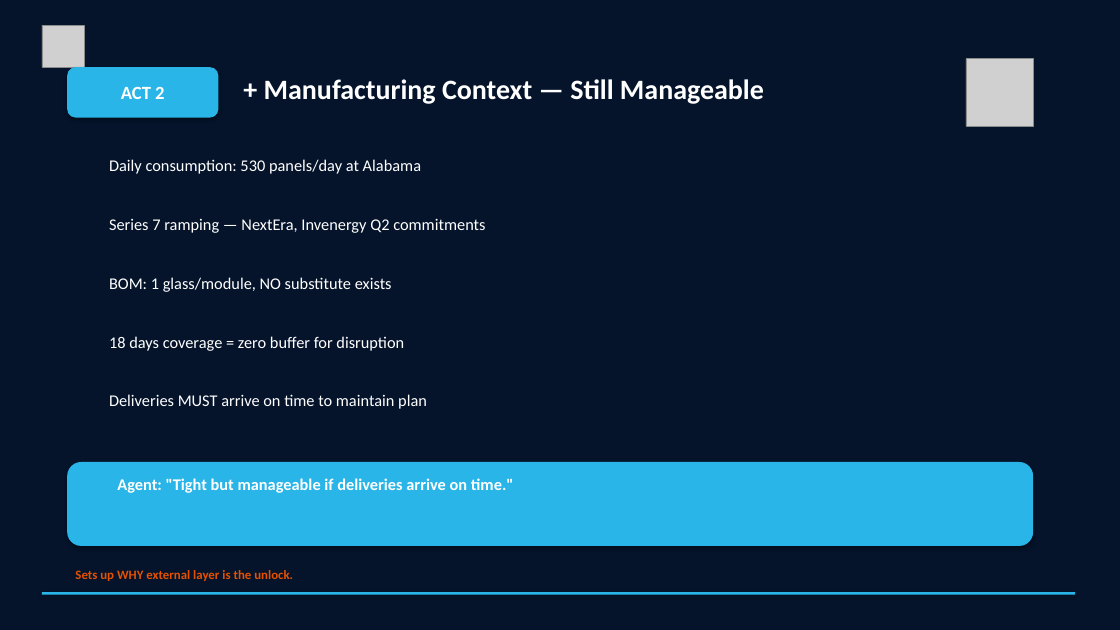
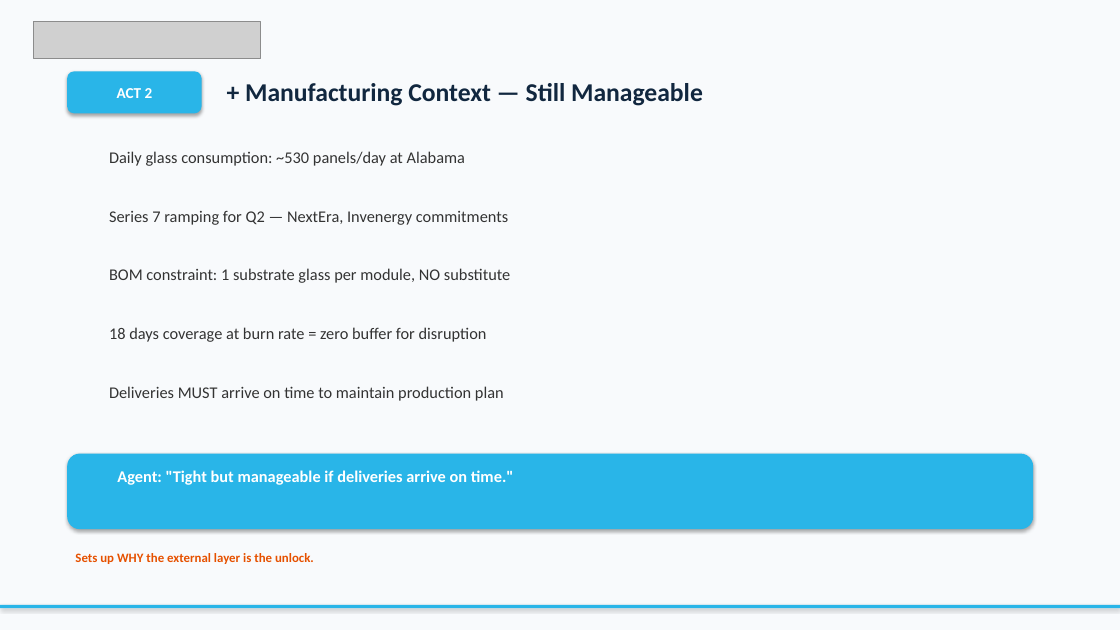
Before and after one commit to sfc-gh-sdickson/First-Solar, a slide deck: slide 5 of docs/First_Solar_Demo_Narrative.pptx. Drawn at 1120x630 pixels with LibreOffice and Linux fonts; fonts in the diff are those of the drawing; grey boxes stand for pictures. Boxes give left, top, right and bottom in pixels: in the first picture for what was removed or moved away, otherwise in the second. Text is boxed around its words. In the diff, an @@ line names an element or a change of style, - is before the commit and + after.

Commit message:
Fix PPTX: proper Snowflake logo (transparent PNG), light bg on content slides
Previous version had broken logo (opaque white square from bad SVG conversion).
Now uses properly extracted Snowflake snowflake icon with transparency plus
text-rendered wordmark. Light background on content slides, dark on title/reveal.

.... Generated with [Cortex Code](https://docs.snowflake.com/en/user-guide/cortex-code/cortex-code)

```diff
--- a/docs/First_Solar_Demo_Narrative.pptx
+++ b/docs/First_Solar_Demo_Narrative.pptx
@@ background #05142B to #F8FAFC @@
@@ picture added at bbox=[34, 21, 260, 59] @@
@@ picture removed at bbox=[42, 25, 84, 67] @@
@@ picture removed at bbox=[966, 59, 1033, 126] @@
@@ rounded rectangle "ACT 2": place and size @@
-rounded rectangle "ACT 2" at bbox=[67, 67, 218, 118]
+rounded rectangle "ACT 2" at bbox=[67, 71, 202, 113]
@@ rounded rectangle "ACT 2" at bbox=[67, 71, 202, 113]: size 16 to 13 pt @@
@@ text "+ Manufacturing Context — Still ...": place and size @@
-text "+ Manufacturing Context — Still ..." at bbox=[264, 79, 764, 104]
+text "+ Manufacturing Context — Still ..." at bbox=[245, 83, 703, 106]
@@ text "+ Manufacturing Context — Still ..." at bbox=[245, 83, 703, 106]: size 24 to 22 pt, text colour #FFFFFF to #11273F @@
@@ text at bbox=[109, 151, 465, 166]: text changed; text colour #FFFFFF to #333333 @@
-Daily consumption: 530 panels/day at Alabama
+Daily glass consumption: ~530 panels/day at Alabama
@@ text at bbox=[109, 211, 508, 225]: text changed; text colour #FFFFFF to #333333 @@
-Series 7 ramping — NextEra, Invenergy Q2 commitments
+Series 7 ramping for Q2 — NextEra, Invenergy commitments
@@ text at bbox=[109, 268, 510, 283]: text changed; text colour #FFFFFF to #333333 @@
-BOM: 1 glass/module, NO substitute exists
+BOM constraint: 1 substrate glass per module, NO substitute
@@ text at bbox=[109, 327, 487, 342]: text changed; text colour #FFFFFF to #333333 @@
-18 days coverage = zero buffer for disruption
+18 days coverage at burn rate = zero buffer for disruption
@@ text at bbox=[109, 386, 504, 401]: text changed; text colour #FFFFFF to #333333 @@
-Deliveries MUST arrive on time to maintain plan
+Deliveries MUST arrive on time to maintain production plan
@@ rounded rectangle: place and size @@
-rounded rectangle at bbox=[67, 462, 1033, 546]
+rounded rectangle at bbox=[67, 454, 1033, 529]
@@ text "Agent: "Tight but manageable if ...": place and size @@
-text "Agent: "Tight but manageable if ..." at bbox=[117, 478, 514, 493]
+text "Agent: "Tight but manageable if ..." at bbox=[117, 470, 514, 485]
@@ text at bbox=[75, 553, 314, 564]: text changed @@
-Sets up WHY external layer is the unlock.
+Sets up WHY the external layer is the unlock.
@@ rectangle: place and size @@
-rectangle at bbox=[42, 592, 1075, 595]
+rectangle at bbox=[0, 605, 1120, 608]
```
Also in this commit, not shown: 11 other slides changed.
